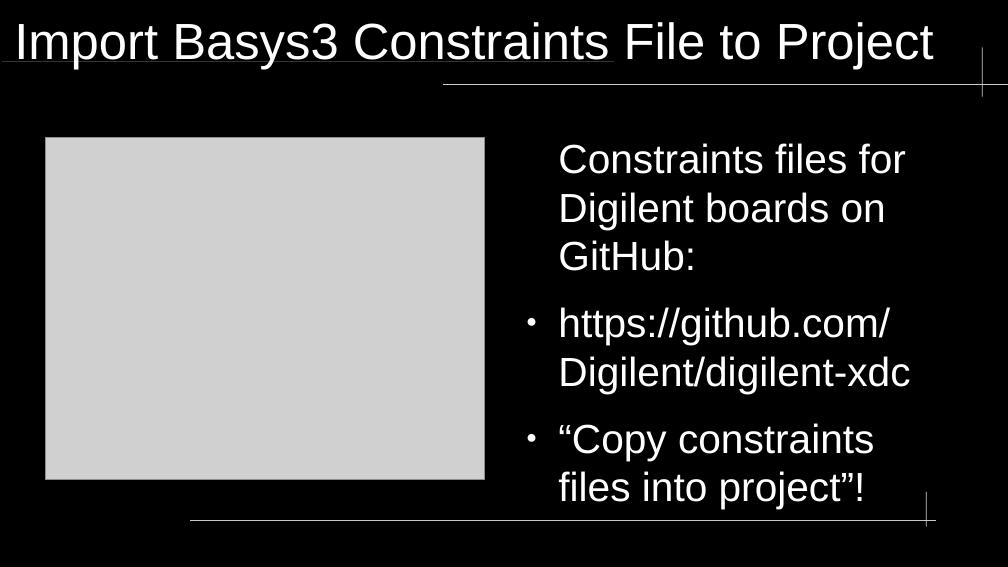
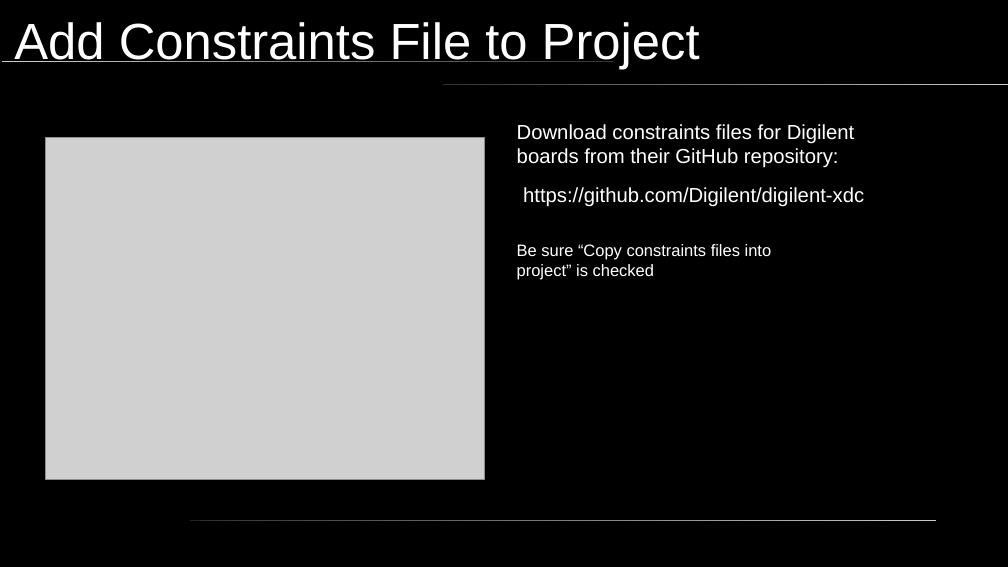
Before and after one commit to neiderm/retro_comp_fpga, a slide deck: slide 4 of docs/soc_t80_vga.odp. Drawn at 1008x567 pixels with LibreOffice and Linux fonts; fonts in the diff are those of the drawing; grey boxes stand for pictures; background and template pictures are left out. Boxes give left, top, right and bottom in pixels: in the first picture for what was removed or moved away, otherwise in the second. Text is boxed around its words. In the diff, an @@ line names an element or a change of style, - is before the commit and + after.

```diff
--- a/docs/soc_t80_vga.odp
+++ b/docs/soc_t80_vga.odp
@@ title at bbox=[14, 22, 700, 70]: text changed @@
-Import Basys3 Constraints File to Project
+Add Constraints File to Project
@@ freeform shape removed at bbox=[982, 48, 983, 97] @@
@@ text added at bbox=[517, 124, 855, 168], 16 pt, text #FFFFFF @@
+Download constraints files for Digilent boards from their GitHub repository:
@@ text removed at bbox=[558, 143, 910, 509] @@
-Constraints files for Digilent boards on GitHub:
-● https://github.com/Digilent/digilent-xdc
-● “Copy constraints files into project”!
@@ text added at bbox=[523, 187, 864, 207], 16 pt, text #FFFFFF @@
+https://github.com/Digilent/digilent-xdc
@@ text added at bbox=[517, 244, 772, 280], 13 pt, text #FFFFFF @@
+Be sure “Copy constraints files into project” is checked
@@ freeform shape removed at bbox=[927, 492, 928, 527] @@
```
Also in this commit, not shown: 3 other slides changed, 8 slides added, 6 slides removed, 5 other files.
